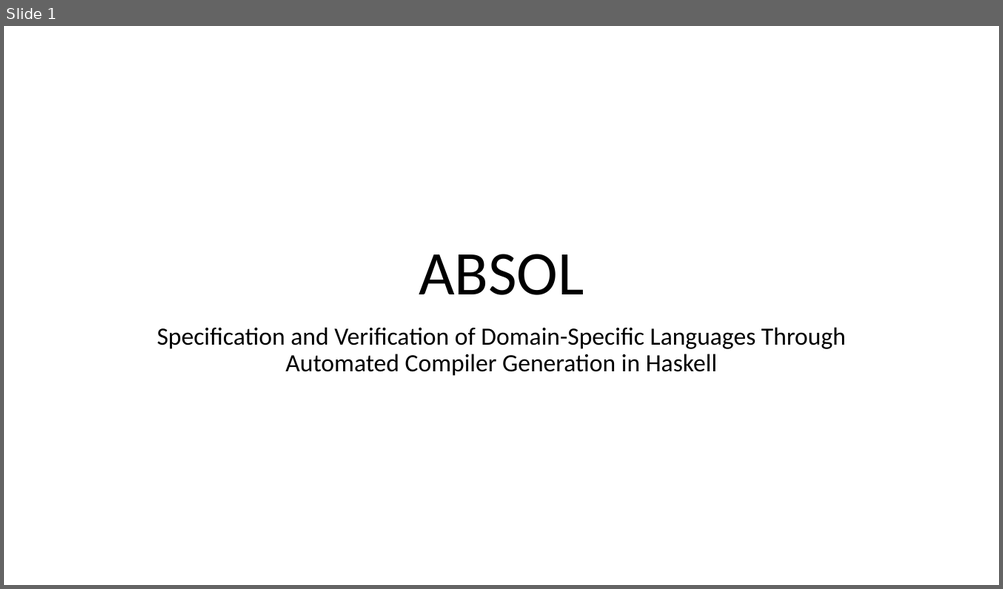
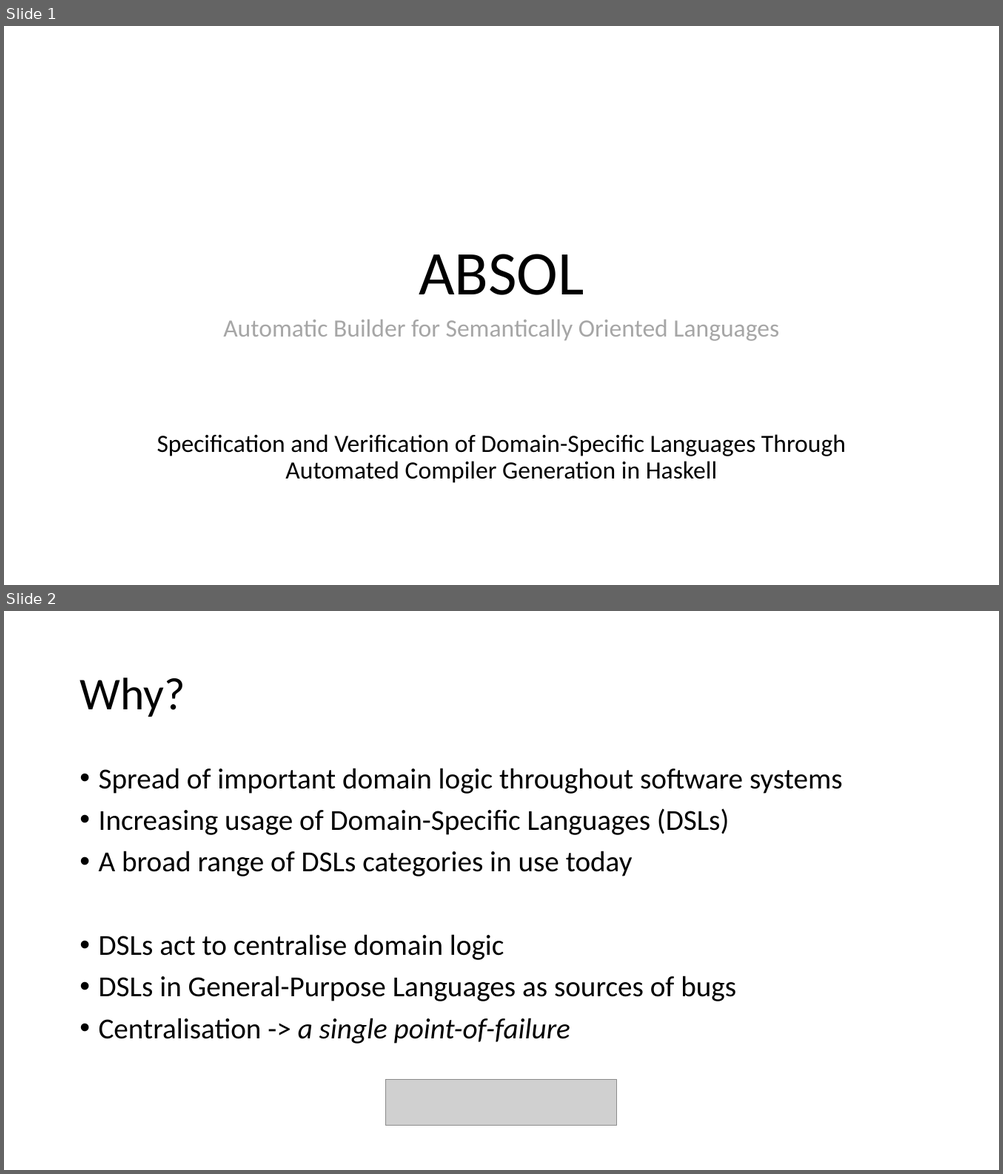
Before and after one commit to iamrecursion/absol, a slide deck: doc/demonstration_of_progress/ABSOL.pptx. Shown one above the other, each under a label of ours: slide 1 before the commit, slides 1 and 2 after it. The pictures are 1003x589 and 1003x1174 pixels, drawn with LibreOffice and Linux fonts; fonts in the diff are those of the drawing; grey boxes stand for pictures; background and template pictures are left out. Boxes give left, top, right and bottom in pixels: in the first picture for what was removed or moved away, otherwise in the second. Text is boxed around its words. In the diff, an @@ line names an element or a change of style, - is before the commit and + after.

```diff
--- a/doc/demonstration_of_progress/ABSOL.pptx
+++ b/doc/demonstration_of_progress/ABSOL.pptx
@@ slide 2 added at [4, 611, 999, 1170], background #FFFFFF @@
@@ title added at [79, 678, 185, 717], 44 pt, text #000000 @@
+Why?
@@ text added at [99, 768, 842, 1044], 28 pt, text #000000 @@
+• Spread of important domain logic throughout software systems
+• Increasing usage of Domain-Specific Languages (DSLs)
+• A broad range of DSLs categories in use today
+• DSLs act to centralise domain logic
+• DSLs in General-Purpose Languages as sources of bugs
+• Centralisation -> a single point-of-failure
@@ picture added at [386, 1079, 617, 1126] @@
@@ slide 1 changed as well @@
@@ text added at [223, 320, 779, 341], 24 pt, text #A6A6A6 @@
+Automatic Builder for Semantically Oriented Languages
@@ subtitle "Specification and Verification of Domain-Specific ...": place and size @@
-subtitle "Specification and Verification of Domain-Specific ..." at [157, 327, 845, 376]
+subtitle "Specification and Verification of Domain-Specific ..." at [157, 434, 845, 483]
```
Also in this commit, not shown: 2 other slides changed, 6 other slides added, 3 slides removed, 7 other files.
